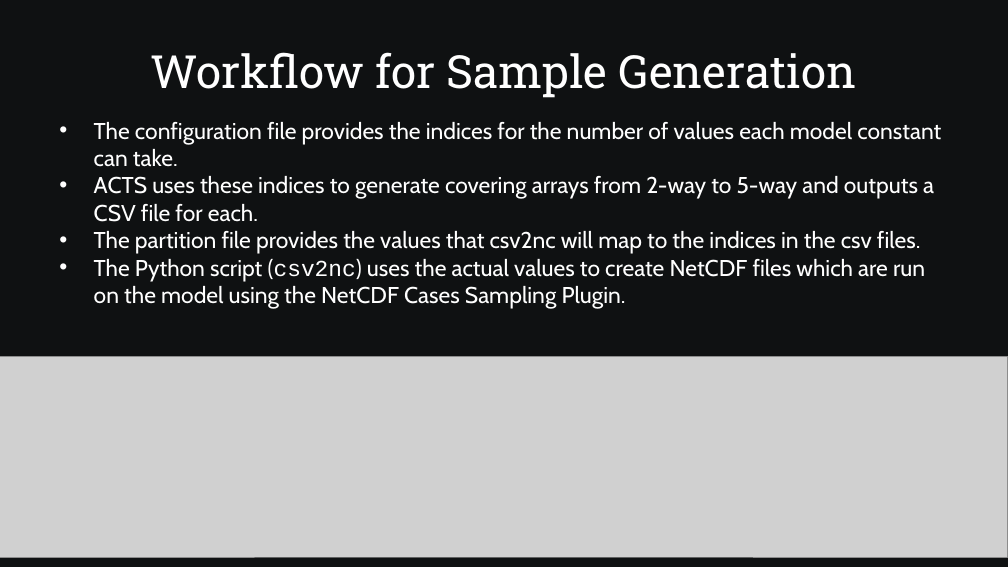
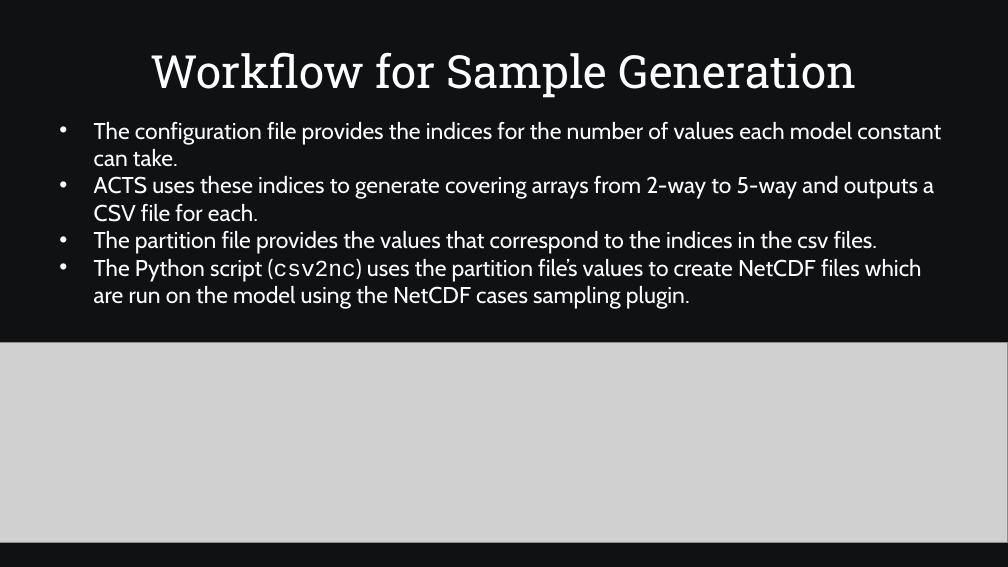
Before and after one commit to SamAllen06/lake_temp_work, a slide deck: slide 38 of documentation/for_collaborators/AnalysisOverview.pptx. Drawn at 1008x567 pixels with LibreOffice and Linux fonts; fonts in the diff are those of the drawing; grey boxes stand for pictures. Boxes give left, top, right and bottom in pixels: in the first picture for what was removed or moved away, otherwise in the second. Text is boxed around its words. In the diff, an @@ line names an element or a change of style, - is before the commit and + after.

```diff
--- a/documentation/for_collaborators/AnalysisOverview.pptx
+++ b/documentation/for_collaborators/AnalysisOverview.pptx
@@ text at <box>94,231,922,309</box>: text changed @@
-• The partition file provides the values that csv2nc will map to the indices in the csv files.
-• The Python script (csv2nc) uses the actual values to create NetCDF files which are run on the model using the NetCDF Cases Sampling Plugin.
+• The partition file provides the values that correspond to the indices in the csv files.
+• The Python script (csv2nc) uses the partition file’s values to create NetCDF files which are run on the model using the NetCDF cases sampling plugin.
@@ picture: place and size @@
-picture at <box>0,357,1008,557</box>
+picture at <box>0,342,1008,542</box>
```
Also in this commit, not shown: 18 other slides changed, 1 slide added, 1 other file.
